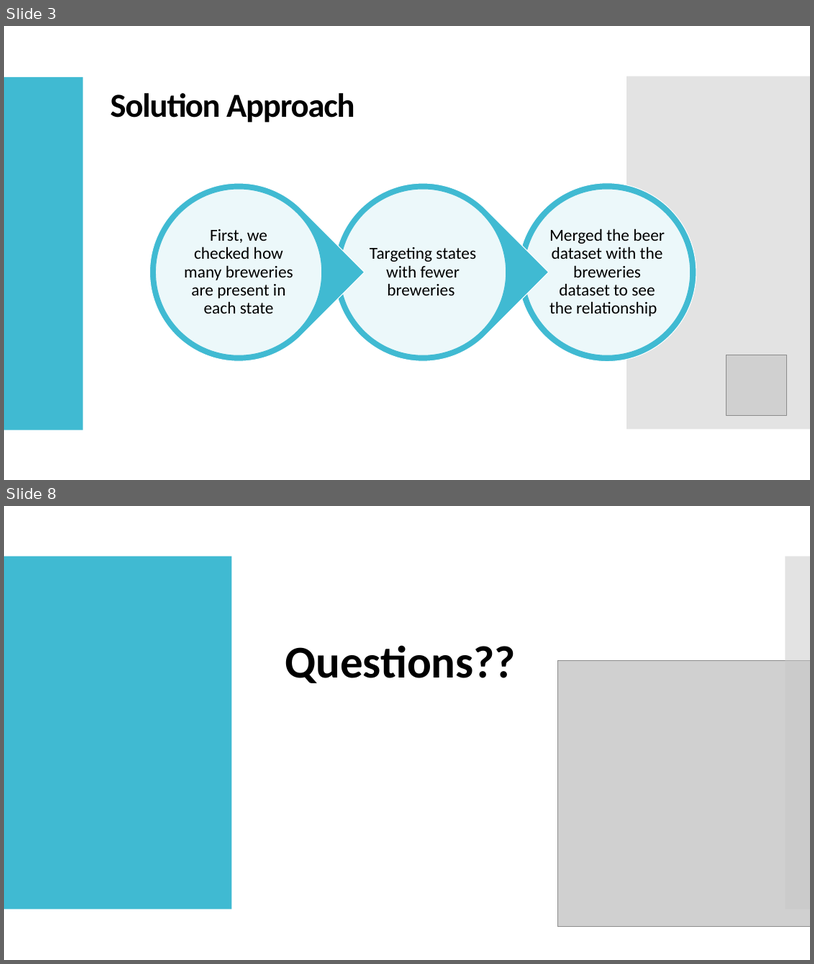
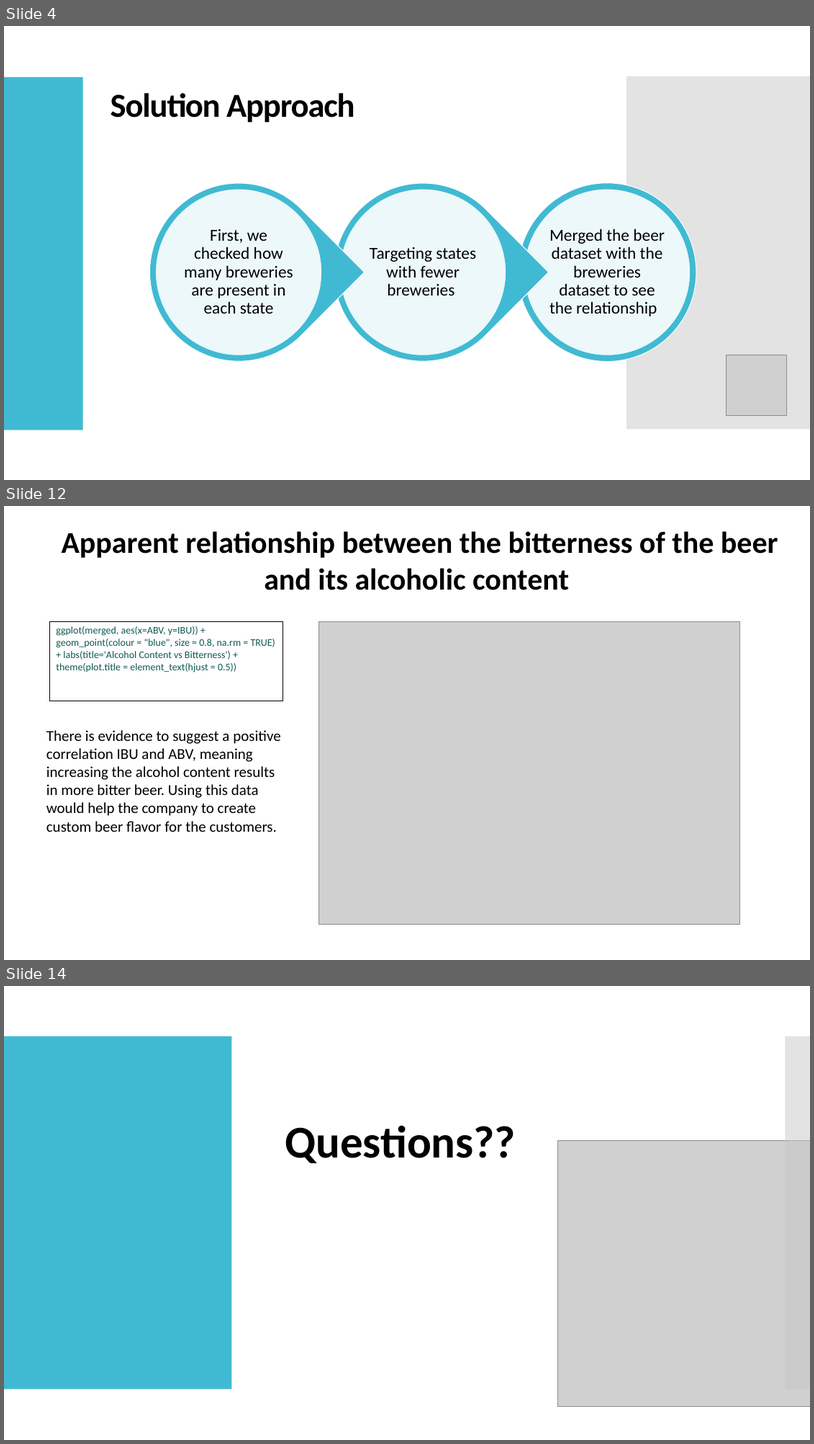
Before and after one commit to sfogelm/SMUDataScienceCapstone1, a slide deck: CaseStudy.pptx. Shown one above the other, each under a label of ours: slides 3 and 8 before the commit, slides 4, 12 and 14 after it; the slides between them are not shown. The pictures are 814x964 and 814x1444 pixels, drawn with LibreOffice and Linux fonts; fonts in the diff are those of the drawing; grey boxes stand for pictures. Boxes give left, top, right and bottom in pixels: in the first picture for what was removed or moved away, otherwise in the second. Text is boxed around its words. In the diff, an @@ line names an element or a change of style, - is before the commit and + after.

```diff
--- a/CaseStudy.pptx
+++ b/CaseStudy.pptx
@@ slide 12 added at box(4, 506, 810, 960), background #FFFFFF @@
@@ text added at box(62, 531, 779, 590), 36 pt, text #000000, bold @@
+Apparent relationship between the bitterness of the beer and its alcoholic content
@@ table added at box(50, 621, 283, 701), 1 rows, 1 columns @@
+ggplot(merged, aes(x=ABV, y=IBU)) + geom_point(colour = "blue", size = 0.8, na.rm = TRUE) + labs(title='Alcohol Content vs Bitterness') + theme(plot.title = element_text(hjust = 0.5))
@@ picture added at box(319, 621, 741, 924) @@
@@ text added at box(46, 730, 281, 831), 18 pt, text #000000 @@
+There is evidence to suggest a positive correlation IBU and ABV, meaning increasing the alcohol content results in more bitter beer. Using this data would help the company to create custom beer flavor for the customers.
@@ what was slide 3 is now slide 4 @@
@@ what was slide 8 is now slide 14 @@
```
Also in this commit, not shown: 2 slides changed, 7 other slides added, 2 slides removed.
